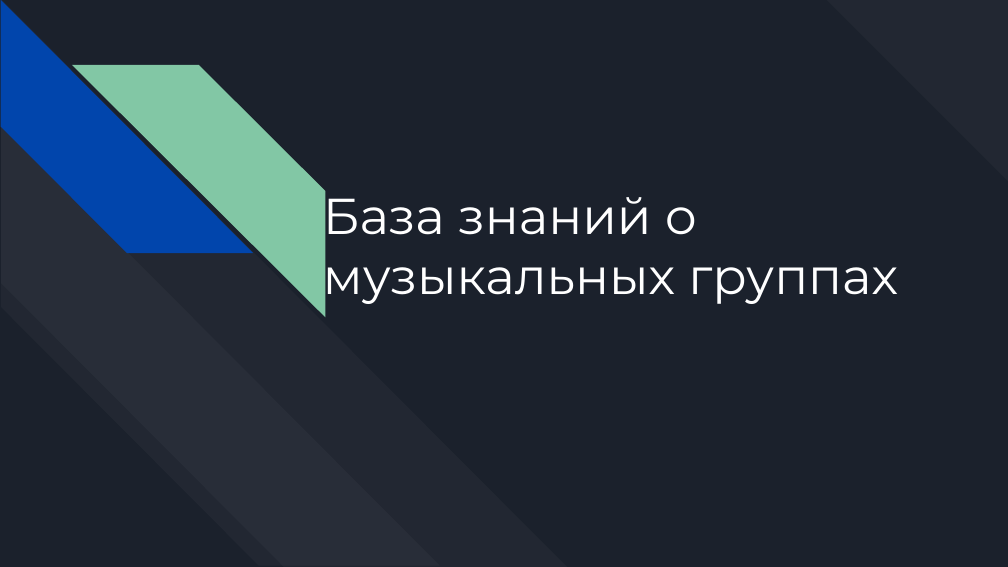
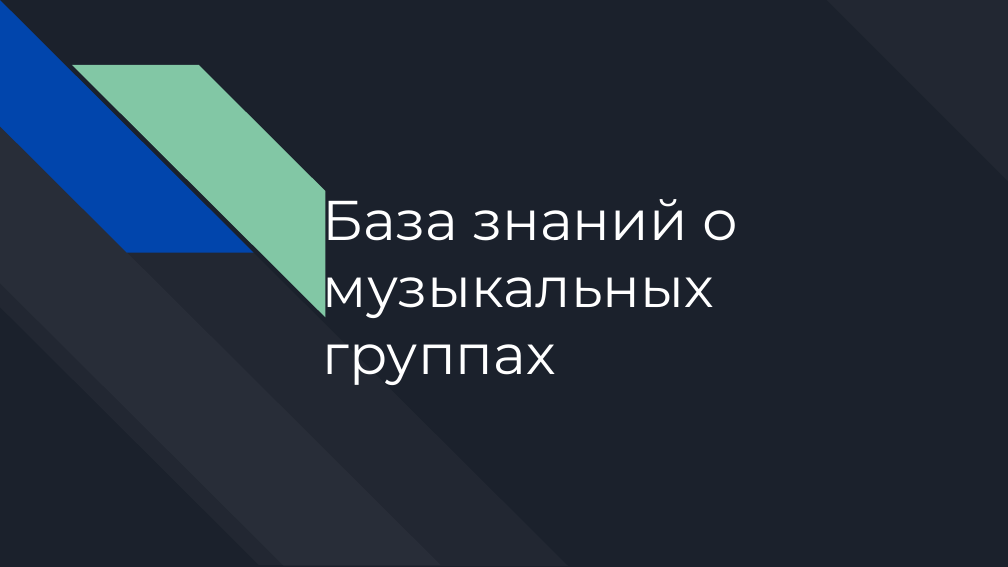
Before and after one commit to d-mour/KnowledgeGrpahCourse, a slide deck: slide 1 of Practice/P41171/Artur_Gogiyan/presentation.pptx. Drawn at 1008x567 pixels with LibreOffice and Linux fonts; fonts in the diff are those of the drawing. Boxes give left, top, right and bottom in pixels: in the first picture for what was removed or moved away, otherwise in the second. Text is boxed around its words. In the diff, an @@ line names an element or a change of style, - is before the commit and + after.

```diff
--- a/Practice/P41171/Artur_Gogiyan/presentation.pptx
+++ b/Practice/P41171/Artur_Gogiyan/presentation.pptx
@@ text "База знаний о музыкальных группах" at bbox=[323, 189, 738, 385]: size 36 to 40 pt @@
```
Also in this commit, not shown: 1 other slide changed, 1 other file.
